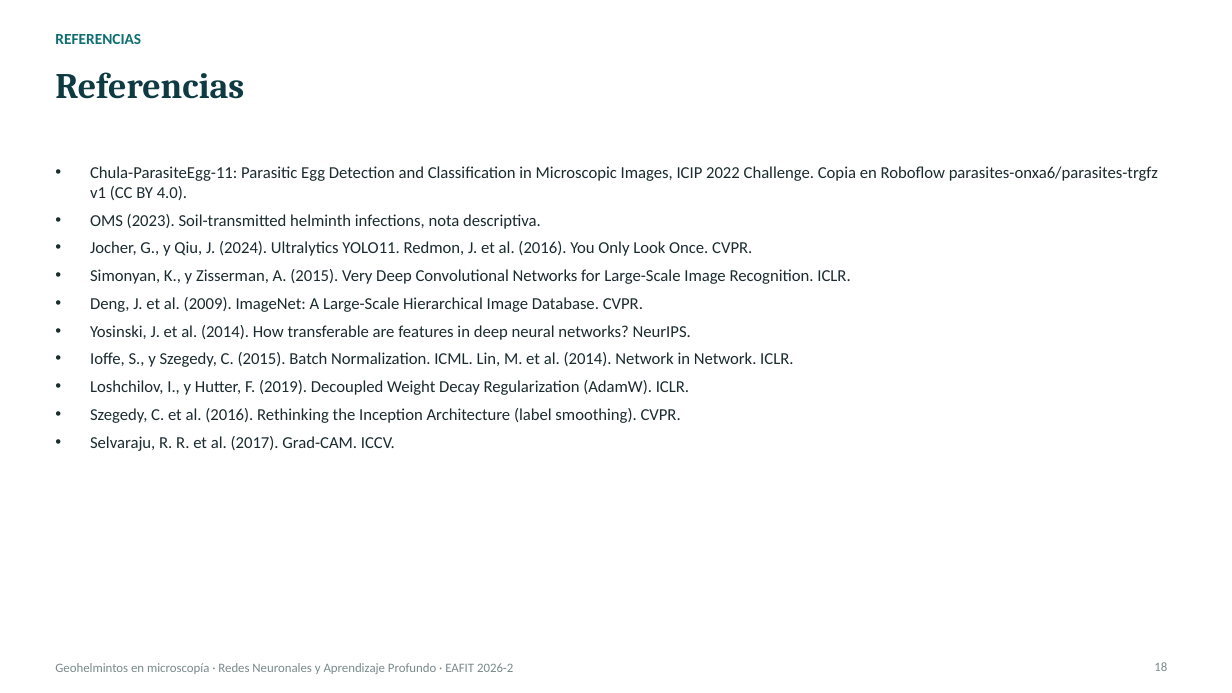
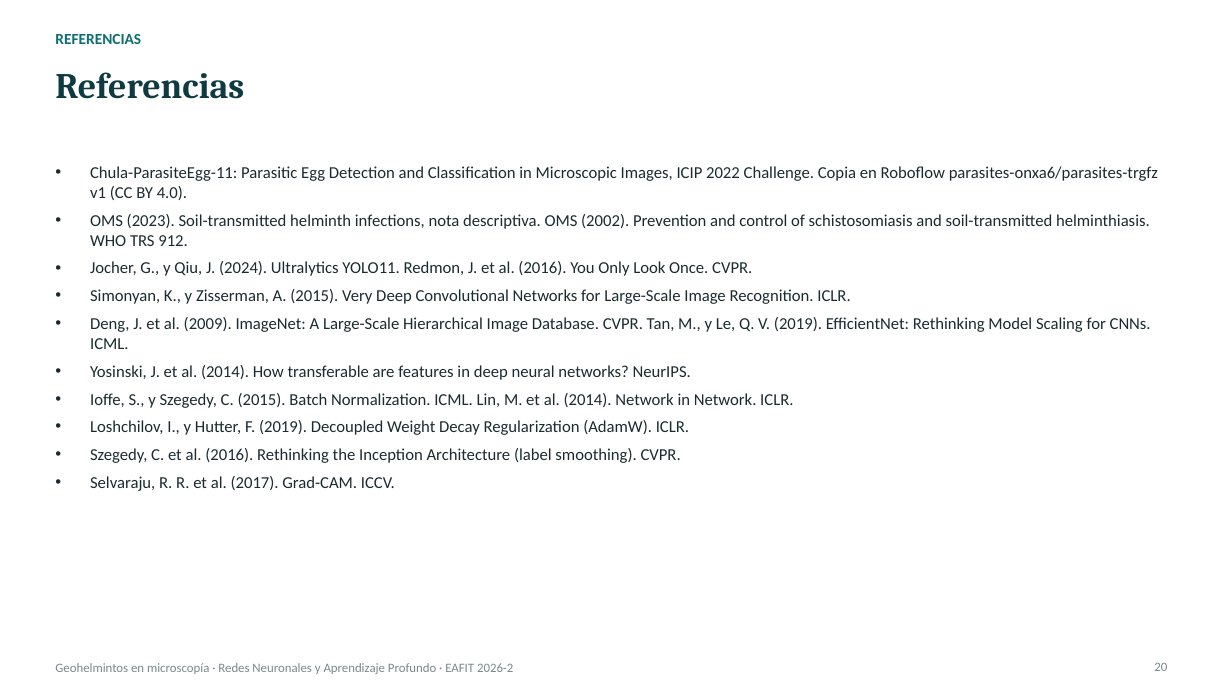
Before and after one commit to Llano0/ParCero_beta, a slide deck: slide 20 of docs/entregas/deep-learning/Presentacion_Geohelmintos_DL.pptx (slide 18 before the commit). Drawn at 1232x693 pixels with LibreOffice and Linux fonts; fonts in the diff are those of the drawing. Boxes give left, top, right and bottom in pixels: in the first picture for what was removed or moved away, otherwise in the second. Text is boxed around its words. In the diff, an @@ line names an element or a change of style, - is before the commit and + after.

```diff
--- a/docs/entregas/deep-learning/Presentacion_Geohelmintos_DL.pptx
+++ b/docs/entregas/deep-learning/Presentacion_Geohelmintos_DL.pptx
@@ text at (x1=90, y1=214, x2=1150, y2=246): text changed @@
-• OMS (2023). Soil-transmitted helminth infections, nota descriptiva.
+• OMS (2023). Soil-transmitted helminth infections, nota descriptiva. OMS (2002). Prevention and control of schistosomiasis and soil-transmitted helminthiasis. WHO TRS 912.
@@ text at (x1=90, y1=317, x2=1151, y2=349): text changed @@
-• Deng, J. et al. (2009). ImageNet: A Large-Scale Hierarchical Image Database. CVPR.
+• Deng, J. et al. (2009). ImageNet: A Large-Scale Hierarchical Image Database. CVPR. Tan, M., y Le, Q. V. (2019). EfficientNet: Rethinking Model Scaling for CNNs. ICML.
@@ page number at (x1=1154, y1=663, x2=1167, y2=671): text changed @@
-18
+20
```
Also in this commit, not shown: 17 other slides changed, 2 slides added, 6 other files.
